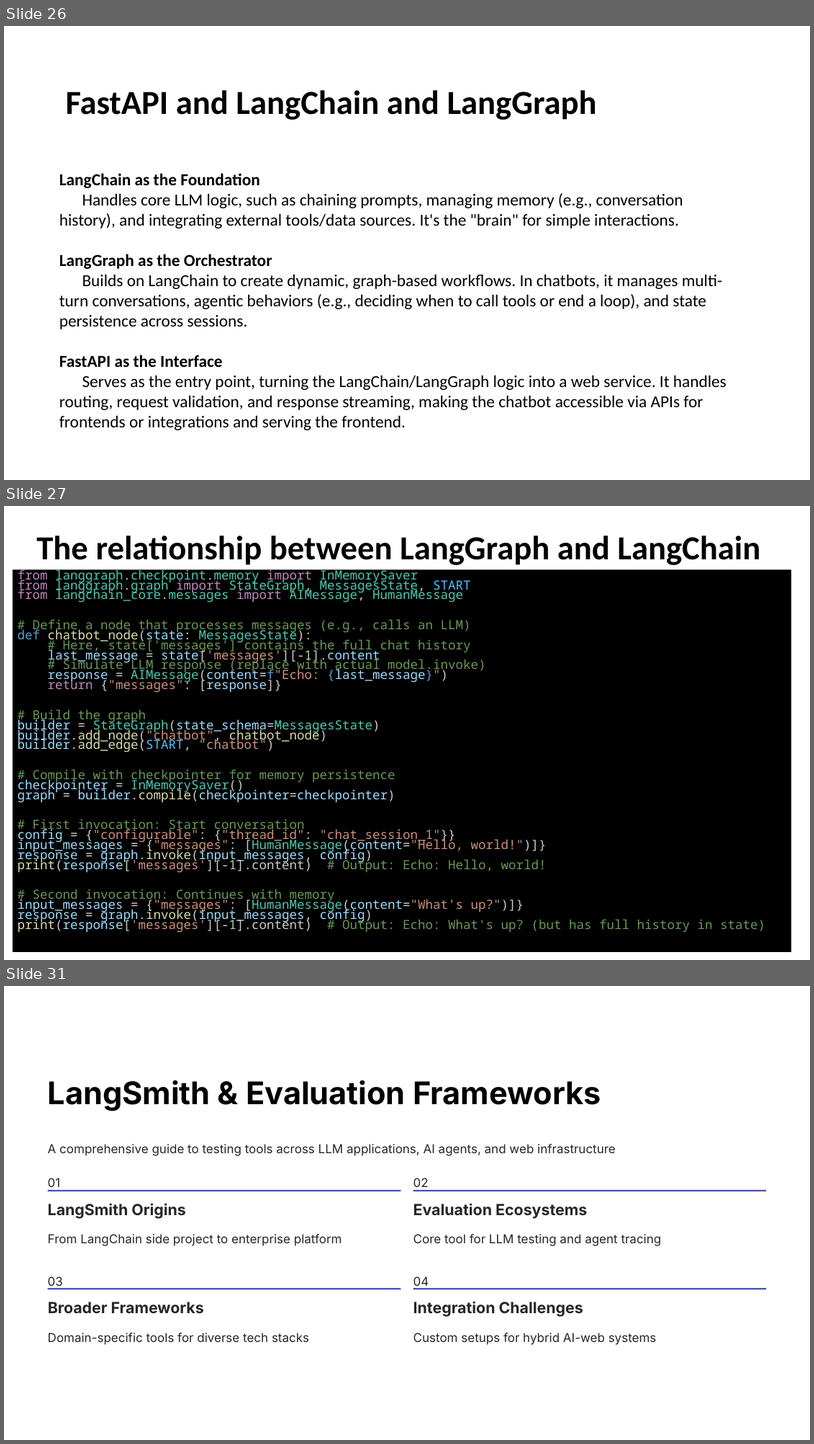
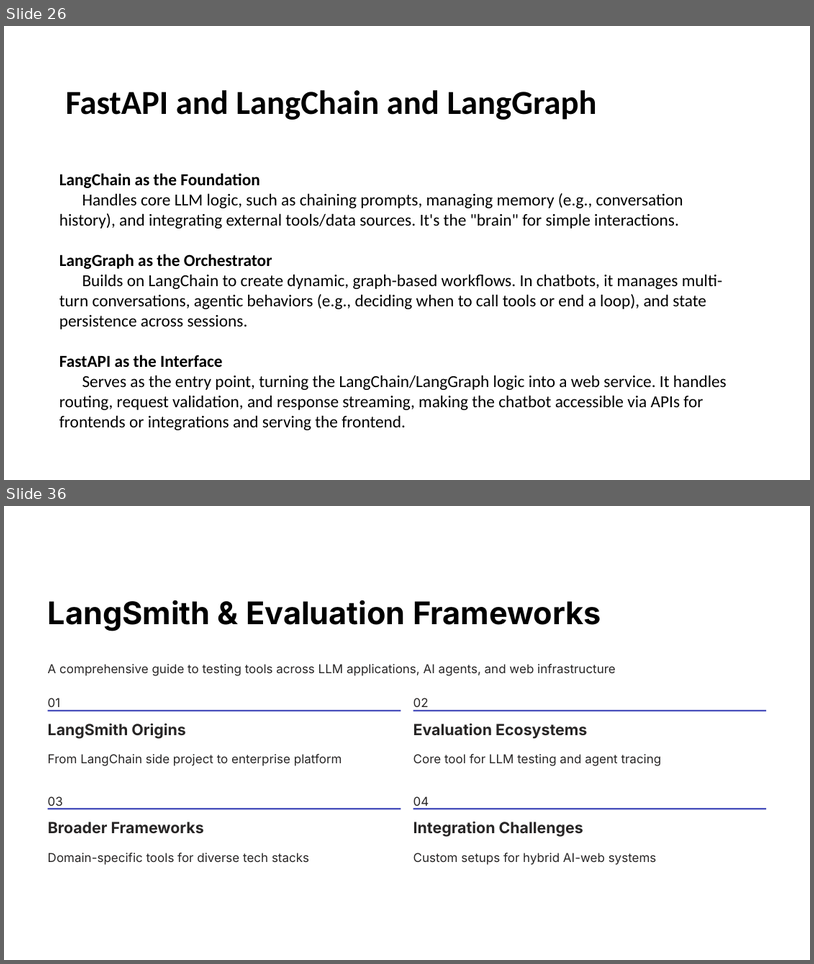
Before and after one commit to enoch-sit/proj01_chatbot_edu, a slide deck: week08/AI Agent Design III LangSmith-and-Evaluation-Frameworks.pptx. Shown one above the other, each under a label of ours: slides 26, 27 and 31 before the commit, slides 26 and 36 after it; the slides between them are not shown. The pictures are 814x1444 and 814x964 pixels, drawn with LibreOffice and Linux fonts; fonts in the diff are those of the drawing. Boxes give left, top, right and bottom in pixels: in the first picture for what was removed or moved away, otherwise in the second. Text is boxed around its words. In the diff, an @@ line names an element or a change of style, - is before the commit and + after.

```diff
--- a/week08/AI Agent Design III LangSmith-and-Evaluation-Frameworks.pptx
+++ b/week08/AI Agent Design III LangSmith-and-Evaluation-Frameworks.pptx
@@ slide 27 removed at <box>4,506,810,960</box>, background #000000; not listed: 1 template element that a slide beside it also shows @@
@@ text removed at <box>36,536,761,565</box> @@
-The relationship between LangGraph and LangChain
@@ rectangle removed at <box>13,569,792,952</box> @@
-from langgraph.checkpoint.memory import InMemorySaver
-from langgraph.graph import StateGraph, MessagesState, START
-from langchain_core.messages import AIMessage, HumanMessage
-# Define a node that processes messages (e.g., calls an LLM)
-def chatbot_node(state: MessagesState):
-# Here, state['messages'] contains the full chat history
-last_message = state['messages'][-1].content
-# Simulate LLM response (replace with actual model.invoke)
-response = AIMessage(content=f"Echo: {last_message}")
-return {"messages": [response]}
-# Build the graph
-builder = StateGraph(state_schema=MessagesState)
-builder.add_node("chatbot", chatbot_node)
-builder.add_edge(START, "chatbot")
-# Compile with checkpointer for memory persistence
-checkpointer = InMemorySaver()
-graph = builder.compile(checkpointer=checkpointer)
-# First invocation: Start conversation
-config = {"configurable": {"thread_id": "chat_session_1"}}
-input_messages = {"messages": [HumanMessage(content="Hello, world!")]}
-response = graph.invoke(input_messages, config)
-print(response['messages'][-1].content) # Output: Echo: Hello, world!
-# Second invocation: Continues with memory
-input_messages = {"messages": [HumanMessage(content="What's up?")]}
-response = graph.invoke(input_messages, config)
-print(response['messages'][-1].content) # Output: Echo: What's up? (but has full history in state)
@@ what was slide 31 is now slide 36 @@
```
Also in this commit, not shown: 9 slides changed, 7 slides added, 1 other slide removed, 6 other files.
